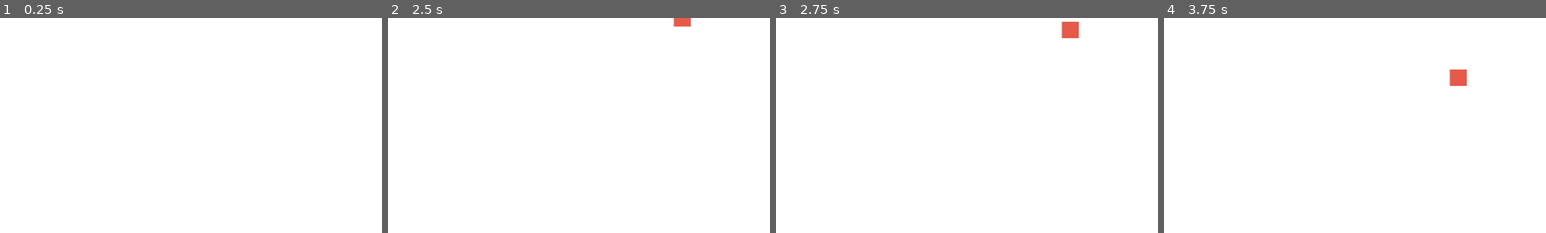
Above: before the commit, frames 1-4 (left to right).
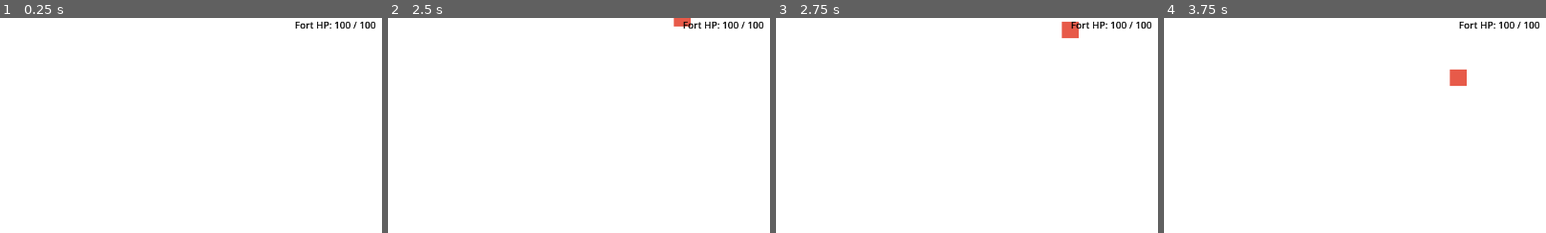
Above: after the commit, the same moments.

Repository: Darksollar/fort-defender
Game: Godot game, scene res://Main.tscn
Same seed, same stepped clock (60 frames per second), same inputs: the game is played once before the commit and once after it.
Inputs (mouse positions are % of the whole screen's width and height, from its top left):
- Up to frame 1 (0.25 s): no input
- Up to frame 2 (2.5 s): tap Enter at 0.5 s; move the mouse to (72, 45) at 0.52 s; click (72, 45) at 0.6 s; tap Space at 1.25 s; move the mouse to (30, 55) at 1.27 s; click (30, 55) at 1.35 s; move the mouse to (60, 28) at 2.02 s; click (60, 28) at 2.1 s
- Up to frame 3 (2.75 s): no input
- Up to frame 4 (3.75 s): move the mouse to (45, 70) at 2.77 s; click (45, 70) at 2.85 s; move the mouse to (80, 65) at 3.52 s; click (80, 65) at 3.6 s
The pictures show only the part of the screen within x 50-100%, y 0-50%; the shares and areas given below are measured in that part.

The runs differ from the first frame. In frame 1, 0.3% of the frame differs, in the area x 77-99%, y 1-6%; in frame 2, 0.3%; in frame 3, 0.3%; in frame 4, 0.3%.

Commit message:
Added pickup script, crystal and coin placeholders- fixed enemy script

Diff:
--- /dev/null
+++ b/CoinPickup.tscn
@@ -0,0 +1,10 @@
+[gd_scene format=3 uid="uid://7lfkcky41cnk"]
+
+[ext_resource type="Script" uid="uid://dnftx1crpno87" path="res://pickup.gd" id="1_ioso7"]
+
+[node name="CoinPickup" type="Node2D" unique_id=613026041]
+script = ExtResource("1_ioso7")
+
+[node name="Polygon2D" type="Polygon2D" parent="." unique_id=1660372724]
+color = Color(1, 1, 0, 1)
+polygon = PackedVector2Array(-6, -6, 6, -6, 6, 6, -6, 6)
--- /dev/null
+++ b/Crystal_Pickup.tscn
@@ -0,0 +1,10 @@
+[gd_scene format=3 uid="uid://dy1hfv5kmpbu"]
+
+[ext_resource type="Script" uid="uid://dnftx1crpno87" path="res://pickup.gd" id="1_d78mi"]
+
+[node name="CrystalPickup" type="Node2D" unique_id=572401883]
+script = ExtResource("1_d78mi")
+
+[node name="Polygon2D" type="Polygon2D" parent="." unique_id=161563000]
+color = Color(0.28235295, 1, 1, 1)
+polygon = PackedVector2Array(-6, -6, 6, -6, 6, 6, -6, 6)
--- a/Main.tscn
+++ b/Main.tscn
@@ -1,11 +1,15 @@
 [gd_scene format=3 uid="uid://cq3kl3sf1wq7w"]
 
+[ext_resource type="Script" uid="uid://bsnxtomtd46y1" path="res://main.gd" id="1_3dxm6"]
 [ext_resource type="Script" uid="uid://gjdo631p80eo" path="res://enemy_spawner.gd" id="1_glv2v"]
 [ext_resource type="PackedScene" uid="uid://bedya5m1x2cax" path="res://Enemy.tscn" id="2_uu6xs"]
 [ext_resource type="PackedScene" uid="uid://booupkocg6n7r" path="res://Archer.tscn" id="3_cm0pq"]
 [ext_resource type="PackedScene" uid="uid://dwfr8d2vxxvpk" path="res://Arrow.tscn" id="4_fos0i"]
+[ext_resource type="Script" uid="uid://geeqneh82lo7" path="res://cursor_attack.gd" id="4_lgr22"]
+[ext_resource type="Script" uid="uid://s0fy8pp6hje5" path="res://fort_zone.gd" id="5_fos0i"]
 
 [node name="MainNode2D" type="Node2D" unique_id=197141693]
+script = ExtResource("1_3dxm6")
 
 [node name="BackgroundControl" type="Control" parent="." unique_id=1242007055]
 layout_mode = 3
@@ -33,15 +37,17 @@
 
 [node name="Pickups" type="Node2D" parent="WorldNode2D" unique_id=1798687011]
 
-[node name="EnemySpawner" type="Node" parent="WorldNode2D" unique_id=649830398 node_paths=PackedStringArray("enemies_container")]
+[node name="EnemySpawner" type="Node" parent="WorldNode2D" unique_id=649830398 node_paths=PackedStringArray("enemies_container", "fort_zone")]
 script = ExtResource("1_glv2v")
 enemy_scene = ExtResource("2_uu6xs")
 enemies_container = NodePath("..")
+fort_zone = NodePath("../FortZone")
 
 [node name="Timer" type="Timer" parent="WorldNode2D/EnemySpawner" unique_id=522698906]
 autostart = true
 
 [node name="CursorAttack" type="Node" parent="WorldNode2D" unique_id=415126261]
+script = ExtResource("4_lgr22")
 
 [node name="FortUnits" type="Node2D" parent="WorldNode2D" unique_id=2089381786]
 
@@ -60,6 +66,9 @@
 projectile_scene = ExtResource("4_fos0i")
 projectile_container_path = NodePath("../../Projectiles")
 
+[node name="FortZone" type="Node" parent="WorldNode2D" unique_id=1713958473]
+script = ExtResource("5_fos0i")
+
 [node name="MarkersNode2D" type="Node2D" parent="." unique_id=1857782902]
 
 [node name="ArcherPos1" type="Marker2D" parent="MarkersNode2D" unique_id=954737753]
@@ -76,3 +85,10 @@
 [node name="Label" type="Label" parent="HUD" unique_id=59594700]
 offset_right = 40.0
 offset_bottom = 23.0
+
+[node name="FortHealthLabel" type="Label" parent="HUD" unique_id=1167991672]
+offset_left = 1134.0
+offset_right = 1270.0
+offset_bottom = 32.0
+theme_override_colors/font_color = Color(0, 0, 0, 1)
+text = "HEALTH"
--- /dev/null
+++ b/cursor_attack.gd
@@ -0,0 +1,27 @@
+extends Node
+
+@export var radius: float = 55.0
+@export var damage: int = 1
+@export var cooldown: float = 0.18
+@export var wall_y: float = 580.0
+
+var cooldown_left: float = 0.0
+
+func _process(delta: float) -> void:
+	if cooldown_left > 0.0:
+		cooldown_left -= delta
+
+	if Input.is_action_just_pressed("click_attack") and cooldown_left <= 0.0:
+		attack_at_mouse()
+		cooldown_left = cooldown
+
+func attack_at_mouse() -> void:
+	var mouse_pos = get_viewport().get_mouse_position()
+
+	# Optional: don't let player click inside the blue fort zone
+	if mouse_pos.y >= wall_y:
+		return
+
+	for enemy in get_tree().get_nodes_in_group("enemies"):
+		if enemy.global_position.distance_to(mouse_pos) <= radius:
+			enemy.take_damage(damage)
--- a/enemy.gd
+++ b/enemy.gd
@@ -1,17 +1,35 @@
 extends Area2D
+
+signal died(drop_position: Vector2)
 
 @export var speed: float = 80.0
 @export var hp: int = 3
-@export var fort_y: float = 580.0
+@export var wall_y: float = 580.0
+@export var attack_damage: int = 3
+@export var attack_interval: float = 1.0
+
+var fort_zone: Node = null
+var attacking: bool = false
+var attack_timer: float = 0.0
 
 func _ready() -> void:
 	add_to_group("enemies")
 
 func _process(delta: float) -> void:
+	if attacking:
+		attack_timer -= delta
+		if attack_timer <= 0.0:
+			if fort_zone != null and fort_zone.has_method("take_damage"):
+				fort_zone.take_damage(attack_damage)
+			attack_timer = attack_interval
+		return
+
 	position.y += speed * delta
 
-	if position.y >= fort_y:
-		reach_fort()
+	if position.y >= wall_y - 14.0:
+		position.y = wall_y - 14.0
+		attacking = true
+		attack_timer = 0.0
 
 func take_damage(amount: int) -> void:
 	hp -= amount
@@ -19,7 +37,5 @@
 		die()
 
 func die() -> void:
+	died.emit(global_position)
 	queue_free()
-
-func reach_fort() -> void:
-	queue_free()
--- a/enemy_spawner.gd
+++ b/enemy_spawner.gd
@@ -2,6 +2,7 @@
 
 @export var enemy_scene: PackedScene
 @export var enemies_container: Node2D
+@export var fort_zone: Node
 @export var spawn_y: float = -40.0
 @export var min_x: float = 60.0
 @export var max_x: float = 1220.0
@@ -15,4 +16,5 @@
 func _spawn_enemy() -> void:
 	var enemy = enemy_scene.instantiate()
 	enemy.position = Vector2(randf_range(min_x, max_x), spawn_y)
+	enemy.fort_zone = fort_zone
 	enemies_container.add_child(enemy)
--- /dev/null
+++ b/fort_zone.gd
@@ -0,0 +1,20 @@
+extends Node
+
+signal health_changed(current: int, max_health: int)
+signal destroyed
+
+@export var max_health: int = 100
+@export var wall_y: float = 580.0
+
+var health: int
+
+func _ready() -> void:
+	health = max_health
+	health_changed.emit(health, max_health)
+
+func take_damage(amount: int) -> void:
+	health = max(health - amount, 0)
+	health_changed.emit(health, max_health)
+
+	if health <= 0:
+		destroyed.emit()
--- /dev/null
+++ b/main.gd
@@ -0,0 +1,16 @@
+extends Node2D
+
+@onready var fort_zone = $WorldNode2D/FortZone
+@onready var fort_health_label = $HUD/FortHealthLabel
+
+func _ready() -> void:
+	fort_zone.health_changed.connect(_on_fort_health_changed)
+	fort_zone.destroyed.connect(_on_fort_destroyed)
+	_on_fort_health_changed(fort_zone.health, fort_zone.max_health)
+
+func _on_fort_health_changed(current: int, max_health: int) -> void:
+	fort_health_label.text = "Fort HP: %d / %d" % [current, max_health]
+
+func _on_fort_destroyed() -> void:
+	fort_health_label.text = "FORT DESTROYED"
+	get_tree().paused = true
--- /dev/null
+++ b/pickup.gd
@@ -0,0 +1,25 @@
+extends Node2D
+
+@export var pickup_type: String = "coin"
+@export var value: int = 1
+@export var target_position: Vector2 = Vector2(640, 650)
+@export var delay: float = 0.25
+@export var speed: float = 220.0
+
+var delay_left: float = 0.0
+
+func _ready() -> void:
+	delay_left = delay
+
+func _process(delta: float) -> void:
+	if delay_left > 0.0:
+		delay_left -= delta
+		return
+
+	var to_target = target_position - global_position
+
+	if to_target.length() <= 10.0:
+		queue_free()
+		return
+
+	global_position += to_target.normalized() * speed * delta
--- a/project.godot
+++ b/project.godot
@@ -24,6 +24,14 @@
 
 project/assembly_name="INCREMENT"
 
+[input]
+
+click_attack={
+"deadzone": 0.2,
+"events": [Object(InputEventMouseButton,"resource_local_to_scene":false,"resource_name":"","device":-1,"window_id":0,"alt_pressed":false,"shift_pressed":false,"ctrl_pressed":false,"meta_pressed":false,"button_mask":0,"position":Vector2(0, 0),"global_position":Vector2(0, 0),"factor":1.0,"button_index":1,"canceled":false,"pressed":false,"double_click":false,"script":null)
+]
+}
+
 [physics]
 
 3d/physics_engine="Jolt Physics"
Not shown, added: cursor_attack.gd.uid
Not shown, added: fort_zone.gd.uid
Not shown, added: main.gd.uid
Not shown, added: pickup.gd.uid
